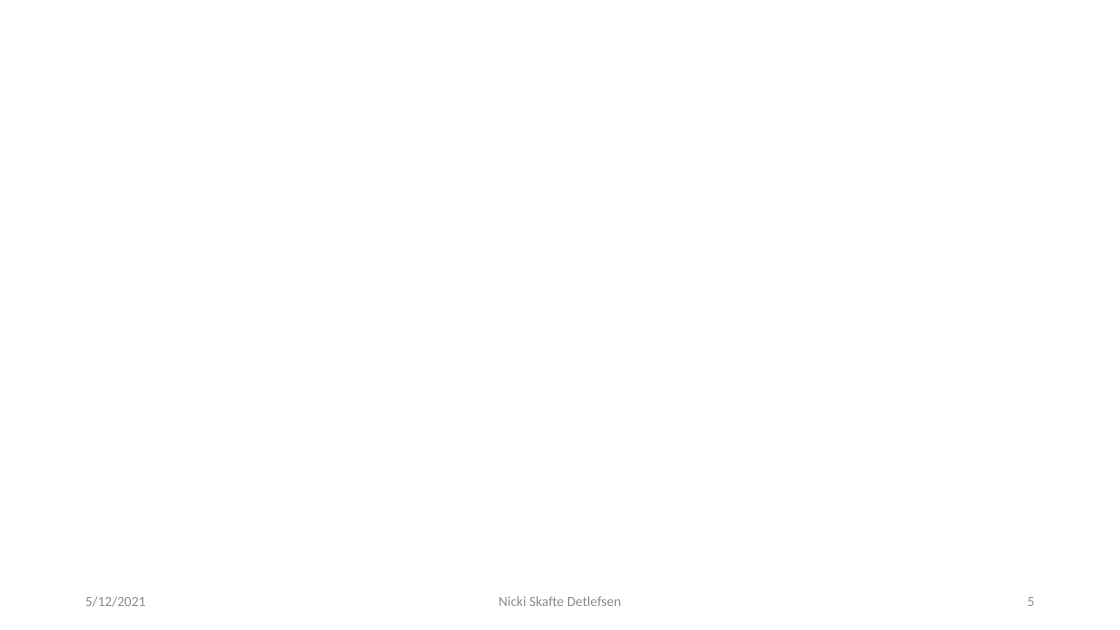
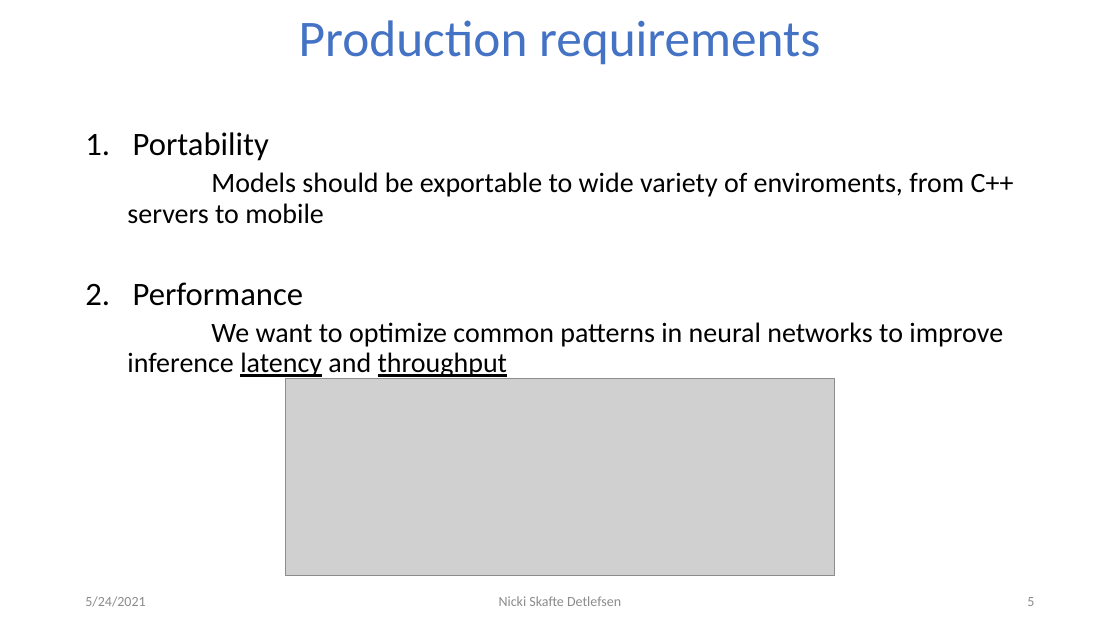
Before and after one commit to DeepEasterbunny/dtu_mlops, a slide deck: slide 5 of 10_deployment/deployment.pptx. Drawn at 1120x630 pixels with LibreOffice and Linux fonts; fonts in the diff are those of the drawing; grey boxes stand for pictures; background and template pictures are left out. Boxes give left, top, right and bottom in pixels: in the first picture for what was removed or moved away, otherwise in the second. Text is boxed around its words. In the diff, an @@ line names an element or a change of style, - is before the commit and + after.

```diff
--- a/10_deployment/deployment.pptx
+++ b/10_deployment/deployment.pptx
@@ title added at box(299, 20, 820, 65), 44 pt, text #4472C4 @@
+Production requirements
@@ text added at box(127, 132, 1014, 379), 24 pt, text #000000 @@
+1. Portability
+  Models should be exportable to wide variety of enviroments, from C++ servers to mobile
+2. Performance
+  We want to optimize common patterns in neural networks to improve inference latency and throughput
@@ picture added at box(285, 379, 834, 576) @@
@@ text at box(85, 596, 145, 607): text changed @@
-5/12/2021
+5/24/2021
```
Also in this commit, not shown: 5 other slides changed, 2 slides added, 6 other files.
